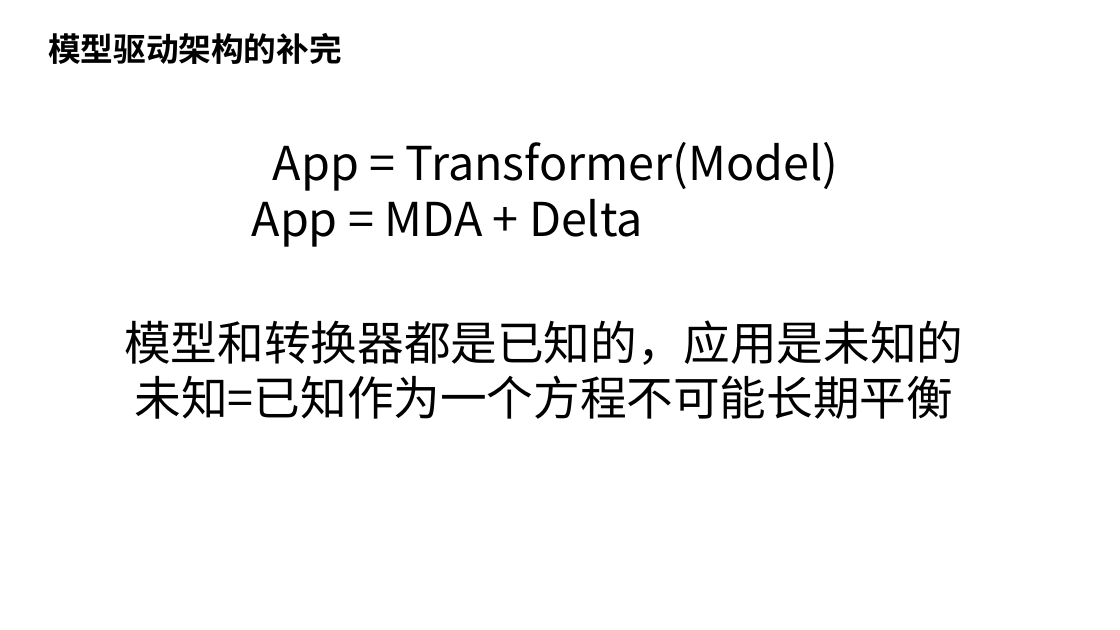
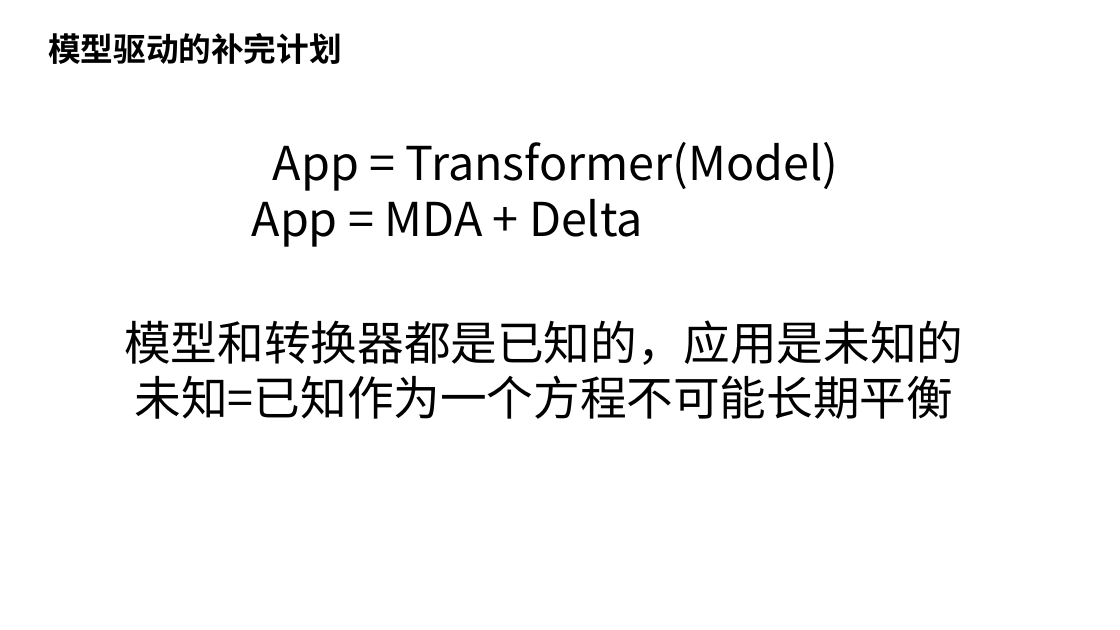
Before and after one commit to nop-platform/nop-entropy-docs, a slide deck: slide 5 of src/ppt/theory-of-reversible-computation.pptx. Drawn at 1120x630 pixels with LibreOffice and Linux fonts; fonts in the diff are those of the drawing. Boxes give left, top, right and bottom in pixels: in the first picture for what was removed or moved away, otherwise in the second. Text is boxed around its words. In the diff, an @@ line names an element or a change of style, - is before the commit and + after.

```diff
--- a/src/ppt/theory-of-reversible-computation.pptx
+++ b/src/ppt/theory-of-reversible-computation.pptx
@@ text at <box>48,33,342,64</box>: text changed @@
-模型驱动架构的补完
+模型驱动的补完计划
```
Also in this commit, not shown: 5 slides added, 2 other files.
